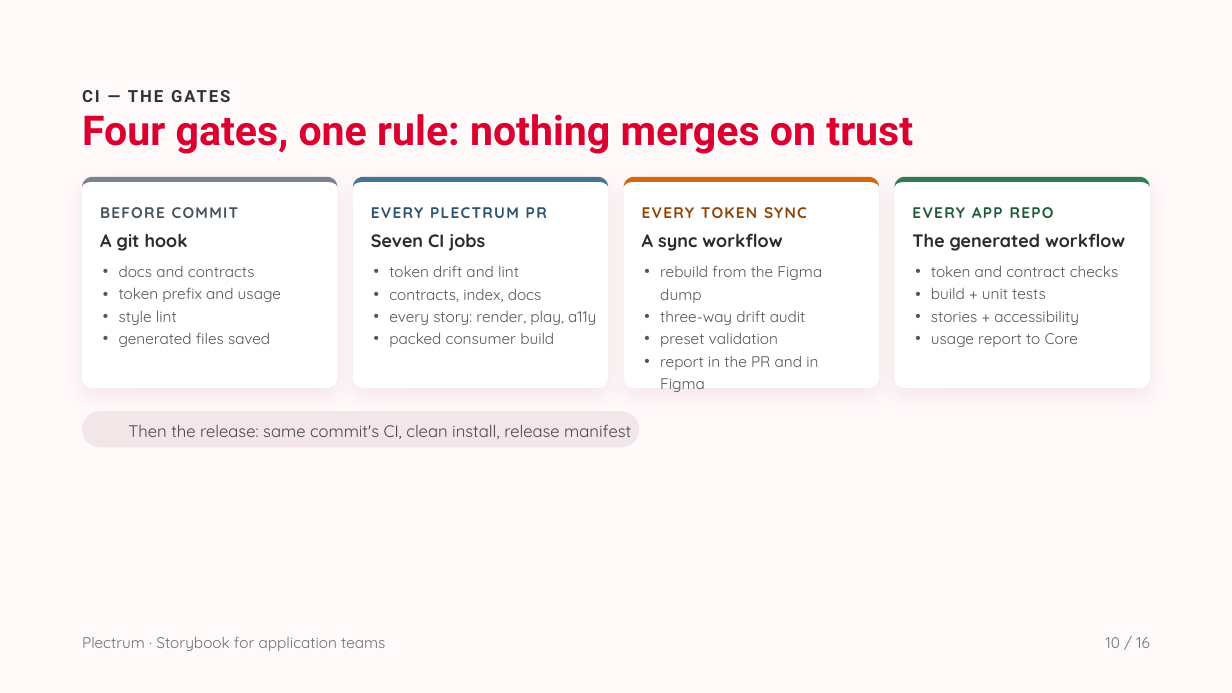
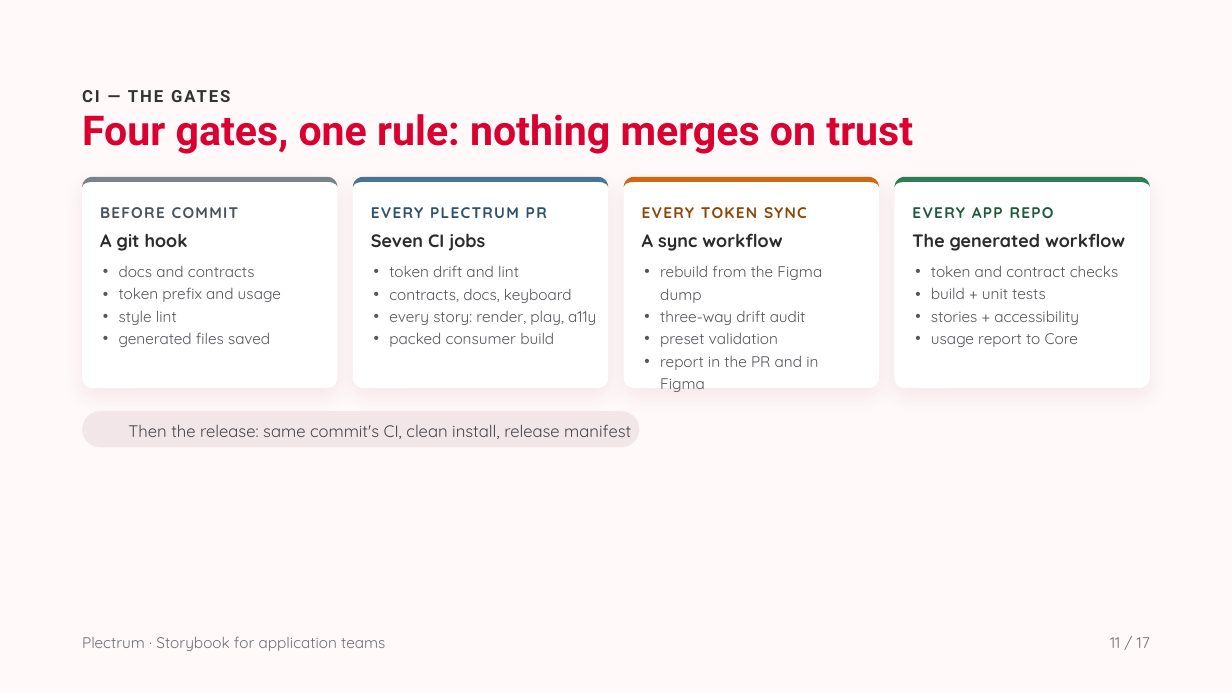
Before and after one commit to solidaris-danielbodigil/solidaris-plectrum, a slide deck: slide 11 of docs/Storybook for application teams.pptx (slide 10 before the commit). Drawn at 1232x693 pixels with LibreOffice and Linux fonts; fonts in the diff are those of the drawing; background and template pictures are left out. Boxes give left, top, right and bottom in pixels: in the first picture for what was removed or moved away, otherwise in the second. Text is boxed around its words. In the diff, an @@ line names an element or a change of style, - is before the commit and + after.

```diff
--- a/docs/Storybook for application teams.pptx
+++ b/docs/Storybook for application teams.pptx
@@ text at [389,289,572,303]: text changed @@
-• contracts, index, docs
+• contracts, docs, keyboard
@@ text at [1110,637,1150,648]: text changed @@
-10 / 16
+11 / 17
```
Also in this commit, not shown: 13 other slides changed, 1 slide added, 1 other file.
